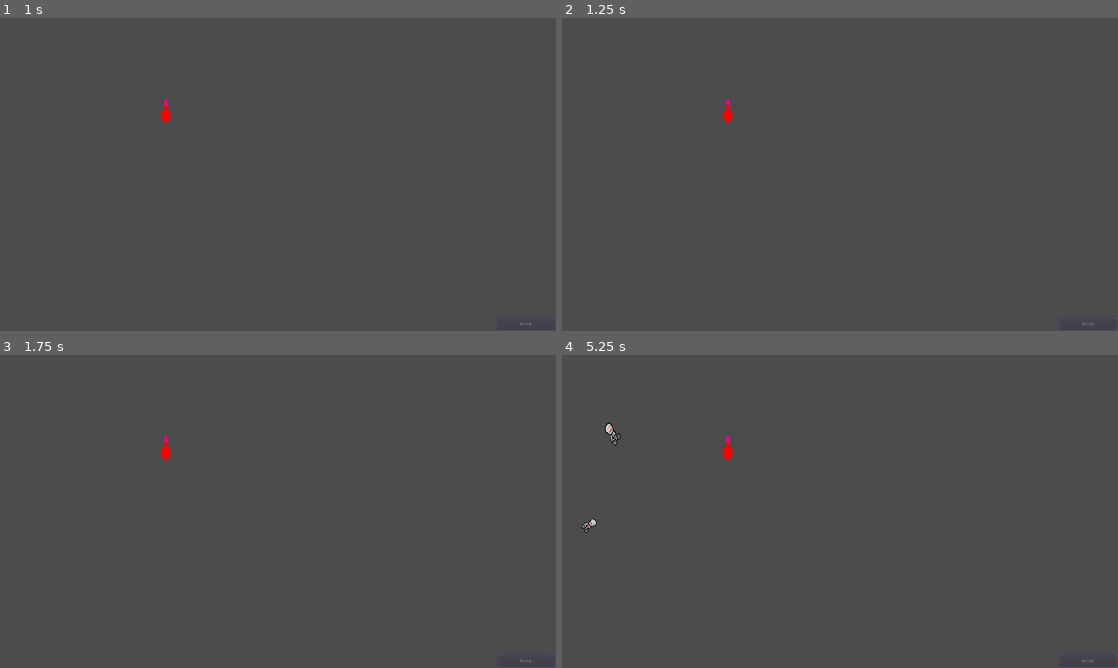
Above: before the commit, frames 1-4 (two rows, left to right).
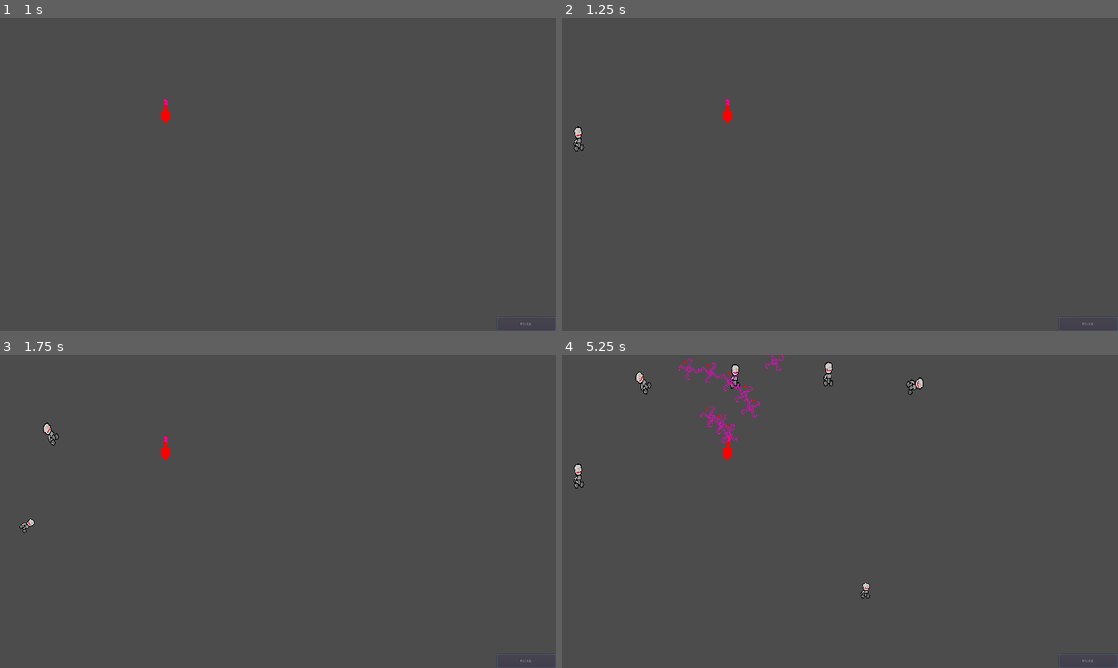
Above: after the commit, the same moments.

Repository: UnderVanCo-Op/Converyor-Defense
Game: Godot game, scene res://Levels/ATest/Test.tscn
Same seed, same stepped clock (60 frames per second), same inputs: the game is played once before the commit and once after it.
Inputs:
- Up to frame 1 (1 s): click "BUILD" at 0.5 s
- Up to frame 2 (1.25 s): no input
- Up to frame 3 (1.75 s): click "BUILD" at 1.25 s
- Up to frame 4 (5.25 s): click "BUILD" at 2 s

Frame 1 is identical in both runs. In frame 2, 0.1% of the frame differs, in the area x 2-4%, y 34-43%; in frame 3, 0.2%; in frame 4, 1.0%, in the area x 2-65%, y 0-78%.

Commit message:
MainMenuPhoneVers1

Diff:
--- a/Levels/ATest/Path2D.gd
+++ b/Levels/ATest/Path2D.gd
@@ -1,7 +1,7 @@
 extends Path2D
 
 var timer=0
-var spawnTime=5
+var spawnTime=1
 
 var follower=preload("res://Objects/Enemies/Enemy.tscn")
 
--- a/Levels/ATest/Test.tscn
+++ b/Levels/ATest/Test.tscn
@@ -27,15 +27,15 @@
 
 [node name="Enemy" parent="FerstWay" instance=ExtResource( 3 )]
 position = Vector2( -185.07, 259.806 )
-rotation = -0.00774612
+rotation = -0.00775392
 
 [node name="SecondWay" type="Path2D" parent="."]
 curve = SubResource( 2 )
 script = ExtResource( 6 )
 
 [node name="Enemy" parent="SecondWay" instance=ExtResource( 3 )]
-position = Vector2( -425, 562 )
-rotation = 0.0755386
+position = Vector2( -413, 556 )
+rotation = -0.0194162
 
 [node name="Cannon" parent="." instance=ExtResource( 1 )]
 position = Vector2( 572, 337 )
--- a/Objects/Enemies/Enemy.gd
+++ b/Objects/Enemies/Enemy.gd
@@ -1,9 +1,9 @@
 extends PathFollow2D
 
-var speed = 100
+var speed = 5
 var hp = 10
 
 func _physics_process(delta: float) -> void:
 	# offset += speed		# smeshenie
-	var newOffset=get_offset()+speed*delta
+	var newOffset=get_offset()+speed
 	set_offset(newOffset)
Binary file added: Game Files/Graphics/Sprites/MainMenyVer1.png
